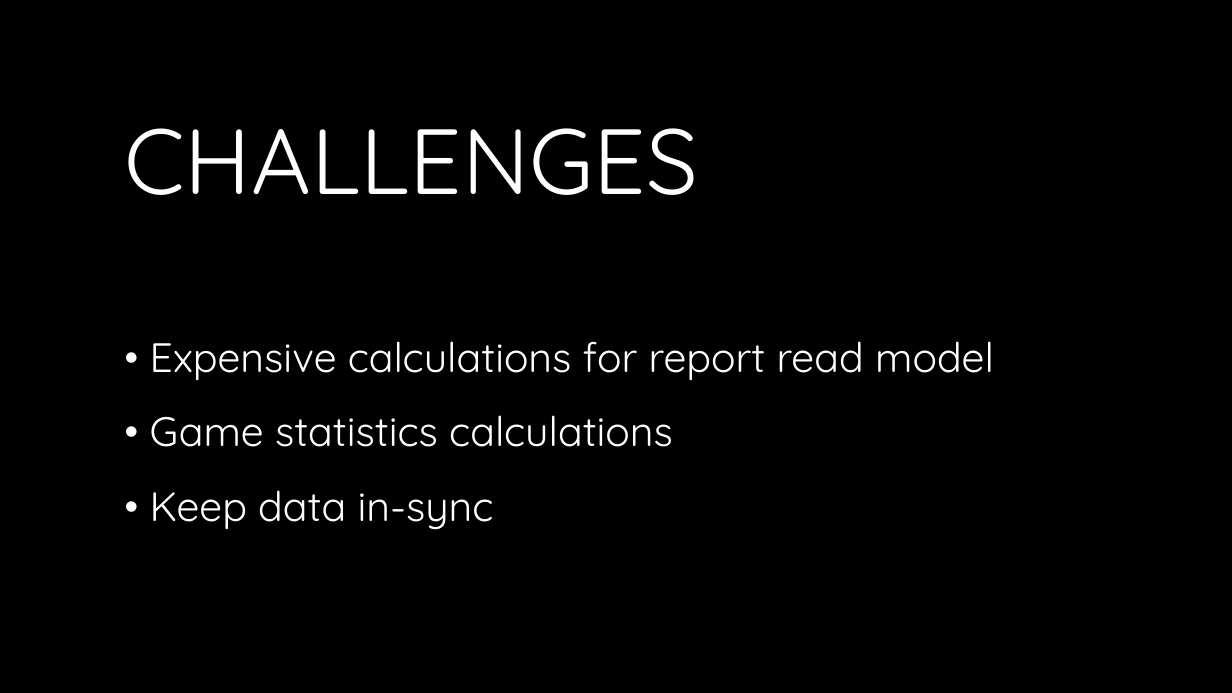
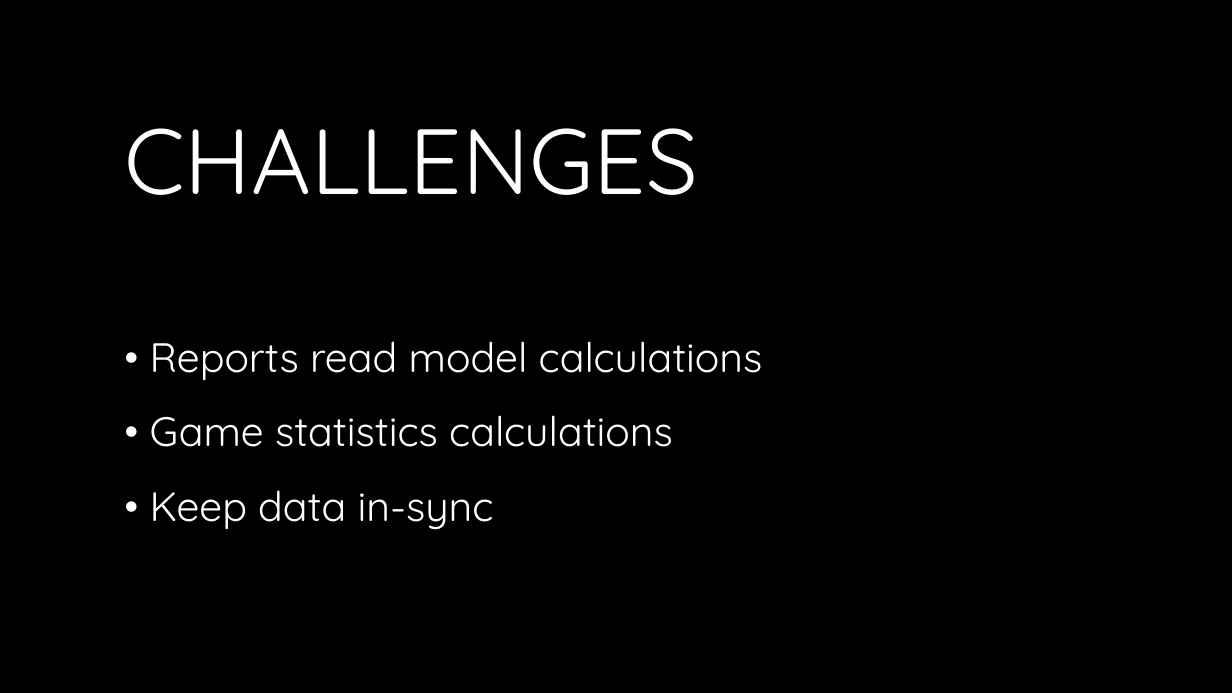
Before and after one commit to andrii-litvinov/event-driven-mongodb, a slide deck: slide 3 of t18-event-mongodb.pptx. Drawn at 1232x693 pixels with LibreOffice and Linux fonts; fonts in the diff are those of the drawing; background and template pictures are left out. Boxes give left, top, right and bottom in pixels: in the first picture for what was removed or moved away, otherwise in the second. Text is boxed around its words. In the diff, an @@ line names an element or a change of style, - is before the commit and + after.

Commit message:
Update challenges

```diff
--- a/t18-event-mongodb.pptx
+++ b/t18-event-mongodb.pptx
@@ text at (150,341,763,380): text changed @@
-• Expensive calculations for report read model
+• Reports read model calculations
```
